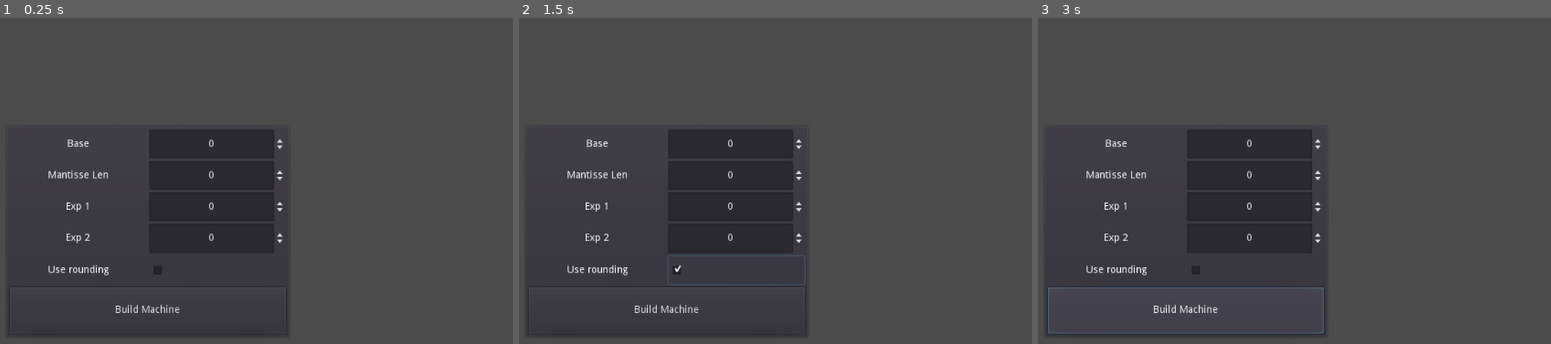
Above: before the commit, frames 1-3 (left to right).
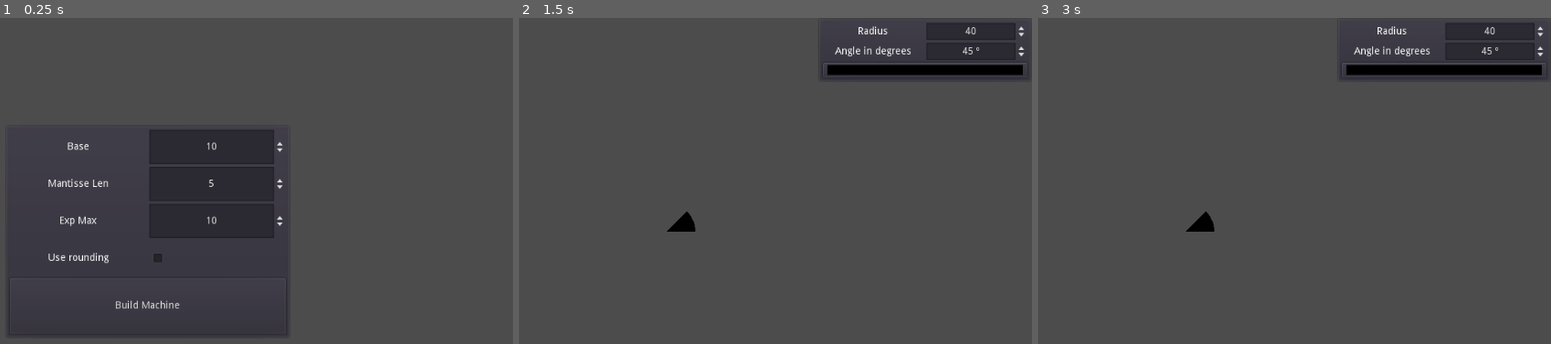
Above: after the commit, the same moments.

Repository: mhco0/TAAL
Game: Godot game, scene res://scenes/build_machine.tscn
Two runs of this game, one before a commit and one after it. Both use one fixed random seed, a clock stepped at 60 frames per second and the inputs below. Before the commit the project has no main scene; this scene is started directly in both runs.
Inputs (mouse positions are in pixels of both pictures, inside the frame that each line leads up to):
- Up to frame 1 (0.25 s): no input
- Up to frame 2 (1.5 s): click "Build Machine" at 0.5 s; click (734, 269) at 1.27 s
- Up to frame 3 (3 s): click (1253, 269) at 2.02 s; click (1186, 311) at 2.75 s, where only the run before the commit has a clickable "Build Machine"

The runs differ from the first frame. In frame 1, 1.4% of the frame differs, in the area x 1-56%, y 37-91%; in frame 2, 14%; in frame 3, 14%, in the area x 1-100%, y 1-98%.
Error before the commit: Assertion failed: The first exp parameter should be the minimum value (res://scripts/machine.gd:18)

Commit message:
Adding UI to get the radius and the angle for the circle

Diff:
--- a/project.godot
+++ b/project.godot
@@ -27,7 +27,12 @@
 [application]
 
 config/name="Taal"
+run/main_scene="res://scenes/build_machine.tscn"
 config/icon="res://icon.png"
+
+[autoload]
+
+ProgramParameters="*res://scripts/program_parameters.gd"
 
 [gui]
 
--- a/scenes/build_machine.tscn
+++ b/scenes/build_machine.tscn
@@ -29,88 +29,72 @@
 anchor_right = 0.0
 anchor_bottom = 0.0
 margin_right = 386.0
-margin_bottom = 40.0
+margin_bottom = 48.0
 size_flags_vertical = 3
 
 [node name="ParamLabel" parent="CenterContainer/PanelContainer/VBoxContainer/BaseLabel" index="0"]
-margin_top = 13.0
+margin_top = 17.0
 margin_right = 191.0
-margin_bottom = 27.0
+margin_bottom = 31.0
 text = "Base"
 
 [node name="SpinBox" parent="CenterContainer/PanelContainer/VBoxContainer/BaseLabel" index="1"]
 margin_left = 195.0
 margin_right = 386.0
-margin_bottom = 40.0
+margin_bottom = 48.0
+value = 10.0
 
 [node name="MantisseLabel" parent="CenterContainer/PanelContainer/VBoxContainer" instance=ExtResource( 1 )]
 anchor_right = 0.0
 anchor_bottom = 0.0
-margin_top = 44.0
+margin_top = 52.0
 margin_right = 386.0
-margin_bottom = 84.0
+margin_bottom = 100.0
 size_flags_vertical = 3
 
 [node name="ParamLabel" parent="CenterContainer/PanelContainer/VBoxContainer/MantisseLabel" index="0"]
-margin_top = 13.0
+margin_top = 17.0
 margin_right = 191.0
-margin_bottom = 27.0
+margin_bottom = 31.0
 text = "Mantisse Len"
 
 [node name="SpinBox" parent="CenterContainer/PanelContainer/VBoxContainer/MantisseLabel" index="1"]
 margin_left = 195.0
 margin_right = 386.0
-margin_bottom = 40.0
+margin_bottom = 48.0
+value = 5.0
 
-[node name="Exp1Label" parent="CenterContainer/PanelContainer/VBoxContainer" instance=ExtResource( 1 )]
+[node name="ExpMaxLabel" parent="CenterContainer/PanelContainer/VBoxContainer" instance=ExtResource( 1 )]
 anchor_right = 0.0
 anchor_bottom = 0.0
-margin_top = 88.0
+margin_top = 104.0
 margin_right = 386.0
-margin_bottom = 128.0
+margin_bottom = 152.0
 size_flags_vertical = 3
 
-[node name="ParamLabel" parent="CenterContainer/PanelContainer/VBoxContainer/Exp1Label" index="0"]
-margin_top = 13.0
+[node name="ParamLabel" parent="CenterContainer/PanelContainer/VBoxContainer/ExpMaxLabel" index="0"]
+margin_top = 17.0
 margin_right = 191.0
-margin_bottom = 27.0
-text = "Exp 1"
+margin_bottom = 31.0
+text = "Exp Max"
 
-[node name="SpinBox" parent="CenterContainer/PanelContainer/VBoxContainer/Exp1Label" index="1"]
+[node name="SpinBox" parent="CenterContainer/PanelContainer/VBoxContainer/ExpMaxLabel" index="1"]
 margin_left = 195.0
 margin_right = 386.0
-margin_bottom = 40.0
-
-[node name="Exp2Label" parent="CenterContainer/PanelContainer/VBoxContainer" instance=ExtResource( 1 )]
-anchor_right = 0.0
-anchor_bottom = 0.0
-margin_top = 132.0
-margin_right = 386.0
-margin_bottom = 173.0
-size_flags_vertical = 3
-
-[node name="ParamLabel" parent="CenterContainer/PanelContainer/VBoxContainer/Exp2Label" index="0"]
-margin_top = 13.0
-margin_right = 191.0
-margin_bottom = 27.0
-text = "Exp 2"
-
-[node name="SpinBox" parent="CenterContainer/PanelContainer/VBoxContainer/Exp2Label" index="1"]
-margin_left = 195.0
-margin_right = 386.0
-margin_bottom = 41.0
+margin_bottom = 48.0
+value = 10.0
 
 [node name="UseRounding" type="HBoxContainer" parent="CenterContainer/PanelContainer/VBoxContainer"]
-margin_top = 177.0
+margin_top = 156.0
 margin_right = 386.0
-margin_bottom = 217.0
+margin_bottom = 204.0
 size_flags_horizontal = 3
 size_flags_vertical = 3
 
 [node name="ParamLabel" type="Label" parent="CenterContainer/PanelContainer/VBoxContainer/UseRounding"]
-margin_top = 13.0
+margin_top = 17.0
 margin_right = 191.0
-margin_bottom = 27.0
+margin_bottom = 31.0
 size_flags_horizontal = 3
 size_flags_vertical = 6
 text = "Use rounding"
@@ -120,12 +104,12 @@
 [node name="CheckBox" type="CheckBox" parent="CenterContainer/PanelContainer/VBoxContainer/UseRounding"]
 margin_left = 195.0
 margin_right = 386.0
-margin_bottom = 40.0
+margin_bottom = 48.0
 size_flags_horizontal = 7
 size_flags_vertical = 3
 
 [node name="CreateButton" type="Button" parent="CenterContainer/PanelContainer/VBoxContainer"]
-margin_top = 221.0
+margin_top = 208.0
 margin_right = 386.0
 margin_bottom = 286.0
 size_flags_horizontal = 3
@@ -135,5 +119,4 @@
 
 [editable path="CenterContainer/PanelContainer/VBoxContainer/BaseLabel"]
 [editable path="CenterContainer/PanelContainer/VBoxContainer/MantisseLabel"]
-[editable path="CenterContainer/PanelContainer/VBoxContainer/Exp1Label"]
-[editable path="CenterContainer/PanelContainer/VBoxContainer/Exp2Label"]
+[editable path="CenterContainer/PanelContainer/VBoxContainer/ExpMaxLabel"]
--- /dev/null
+++ b/scenes/draw_arc.tscn
@@ -0,0 +1,7 @@
+[gd_scene load_steps=2 format=2]
+
+[ext_resource path="res://scripts/arc_drawer.gd" type="Script" id=1]
+
+[node name="ArcDrawer" type="Node2D"]
+z_index = -1
+script = ExtResource( 1 )
--- /dev/null
+++ b/scenes/hud.tscn
@@ -0,0 +1,16 @@
+[gd_scene load_steps=3 format=2]
+
+[ext_resource path="res://scripts/ui/hud.gd" type="Script" id=1]
+[ext_resource path="res://scenes/radius_angle_input.tscn" type="PackedScene" id=2]
+
+[node name="HUD" type="Control"]
+anchor_right = 1.0
+anchor_bottom = 1.0
+script = ExtResource( 1 )
+
+[node name="RadiusAngleInput" parent="." instance=ExtResource( 2 )]
+anchor_left = 1.0
+anchor_right = 1.0
+anchor_bottom = 0.0
+margin_left = -300.0
+margin_bottom = 90.0
--- /dev/null
+++ b/scenes/machine_circle_calc.tscn
@@ -0,0 +1,12 @@
+[gd_scene load_steps=4 format=2]
+
+[ext_resource path="res://scenes/hud.tscn" type="PackedScene" id=1]
+[ext_resource path="res://scenes/draw_arc.tscn" type="PackedScene" id=2]
+[ext_resource path="res://scripts/machine_circle_calc.gd" type="Script" id=3]
+
+[node name="MainProgram" type="Node"]
+script = ExtResource( 3 )
+
+[node name="HUD" parent="." instance=ExtResource( 1 )]
+
+[node name="ArcDrawer" parent="." instance=ExtResource( 2 )]
--- /dev/null
+++ b/scenes/radius_angle_input.tscn
@@ -0,0 +1,72 @@
+[gd_scene load_steps=3 format=2]
+
+[ext_resource path="res://scenes/entry_param.tscn" type="PackedScene" id=1]
+[ext_resource path="res://scripts/ui/radius_angle_input.gd" type="Script" id=2]
+
+[node name="RadiusAngleInput" type="PanelContainer"]
+anchor_right = 0.292969
+anchor_bottom = 0.15
+rect_min_size = Vector2( 300, 0 )
+script = ExtResource( 2 )
+__meta__ = {
+"_edit_use_anchors_": true
+}
+
+[node name="VBoxContainer" type="VBoxContainer" parent="."]
+margin_left = 7.0
+margin_top = 7.0
+margin_right = 293.0
+margin_bottom = 83.0
+
+[node name="RadiusInput" parent="VBoxContainer" instance=ExtResource( 1 )]
+anchor_right = 0.0
+anchor_bottom = 0.0
+margin_right = 286.0
+margin_bottom = 24.0
+
+[node name="ParamLabel" parent="VBoxContainer/RadiusInput" index="0"]
+margin_top = 5.0
+margin_right = 141.0
+margin_bottom = 19.0
+text = "Radius"
+
+[node name="SpinBox" parent="VBoxContainer/RadiusInput" index="1"]
+margin_left = 145.0
+margin_right = 286.0
+margin_bottom = 24.0
+max_value = 300.0
+step = 0.05
+value = 40.0
+rounded = false
+
+[node name="AngleInput" parent="VBoxContainer" instance=ExtResource( 1 )]
+anchor_right = 0.0
+anchor_bottom = 0.0
+margin_top = 28.0
+margin_right = 286.0
+margin_bottom = 52.0
+
+[node name="ParamLabel" parent="VBoxContainer/AngleInput" index="0"]
+margin_top = 5.0
+margin_right = 141.0
+margin_bottom = 19.0
+text = "Angle in degrees"
+
+[node name="SpinBox" parent="VBoxContainer/AngleInput" index="1"]
+margin_left = 145.0
+margin_right = 286.0
+margin_bottom = 24.0
+max_value = 360.0
+step = 0.05
+value = 45.0
+rounded = false
+suffix = "º"
+
+[node name="ColorPickerButton" type="ColorPickerButton" parent="VBoxContainer"]
+margin_top = 56.0
+margin_right = 286.0
+margin_bottom = 76.0
+text = "Color"
+
+[editable path="VBoxContainer/RadiusInput"]
+[editable path="VBoxContainer/AngleInput"]
--- /dev/null
+++ b/scripts/arc_drawer.gd
@@ -0,0 +1,29 @@
+extends Node2D
+
+var angle_to: float = 45
+var radius: float = 40
+var color: Color = Color(0.0, 0.0, 0.0)
+var nb_points: int = 32
+
+func _draw():
+	var center: Vector2 = get_viewport_rect().size / 2
+	draw_circle_arc(center, radius, 0, - angle_to, color)
+
+func _process(delta):
+	update()
+
+func draw_circle_arc(center: Vector2, radius: float, angle_from: float, angle_to: float, color: Color):
+	var points_arc: PoolVector2Array = PoolVector2Array()
+	points_arc.push_back(center)
+	var colors = PoolColorArray([color])
+
+	for i in range(nb_points + 1):
+		var angle_point = deg2rad(angle_from + i * (angle_to - angle_from) / nb_points)
+		points_arc.push_back(center + Vector2(cos(angle_point), sin(angle_point)) * radius)
+
+	draw_polygon(points_arc, colors)
+
+func set_variables(r: float, angle: float, col: Color) -> void:
+	radius = r
+	angle_to = angle
+	color = col
--- a/scripts/machine.gd
+++ b/scripts/machine.gd
@@ -11,25 +11,36 @@
 # @brief Initializes a new machine using the numbers of the @p base with @p mantisse.
 # @param base The base of the system for this machine
 # @param mantisse The amount of numbers to be used the mantisse of the system.
-# @param exp1 The minimum value for the expoent
-# @param exp2 The maximum value for the expoent
+# @param expmax The maximum value for the expoent
 ##
-func _init(base, mantisse, exp1, exp2, use_rounding):
-	assert(exp1 < exp2, "The first exp parameter should be the minimum value")
+func _init(base, mantisse, expmax, use_rounding):
+	assert(expmax > 0, "The first exp parameter should be a positive value")
 	_base = base
 	_mantisse_len = mantisse
-	_exp_min = exp1
-	_exp_max = exp2
+	_exp_min = 1 - expmax
+	_exp_max = expmax
 	_use_rounding = use_rounding
-
-
 
 ##
 # @brief Get the number of representable elements that can be represent by this machine
 # @return The number of representable elements
 ##
-func representable_elements() -> int:
-	return int (2 * (_base - 1) * pow(_base, _mantisse_len - 1) * (_exp_max - _exp_min + 1)) + 1
+func representable_elements() -> float:
+	return float (2 * (_base - 1) * pow(_base, _mantisse_len - 1) * (_exp_max - _exp_min + 1)) + 1
+
+##
+# @brief Returns the minimum representable number
+# @return The minimum representable number
+##
+func min_representable_number() -> float:
+	return pow(_base, _exp_min)
+
+##
+# @brief Returns the maximum representable number
+# @return The maximum representable number
+##
+func max_representable_number() -> float:
+	return (1 - pow(_base, -_mantisse_len) * pow(_base, _exp_max + 1))
 
 # Divide the number by its base and get the full representation in the mantisse
 func represent(number: float) -> MachineNumber:
--- /dev/null
+++ b/scripts/machine_circle_calc.gd
@@ -0,0 +1,12 @@
+extends Node
+
+onready var hud = $HUD
+onready var arc_drawer = $ArcDrawer
+
+func _ready():
+	var err = hud.radius_angle_input.connect("input_change", self, "_on_input_change")
+	if err != OK:
+		printerr("Couldn't connect input_change signal in radius input on MainProgram")
+
+func _on_input_change(radius, angle, color) -> void:
+	arc_drawer.set_variables(radius, angle, color)
--- /dev/null
+++ b/scripts/program_parameters.gd
@@ -0,0 +1,10 @@
+extends Node
+
+var machine: Machine = null
+
+##
+# @brief Sets the global parameters for the project.
+# @param m_machine The machine to be used in the core of the program
+##
+func set_machine(m_machine: Machine) -> void:
+	self.machine = m_machine
--- a/scripts/ui/build_machine.gd
+++ b/scripts/ui/build_machine.gd
@@ -1,10 +1,8 @@
 extends Control
-
 
 onready var base_input = $CenterContainer/PanelContainer/VBoxContainer/BaseLabel/SpinBox
 onready var mantisse_input = $CenterContainer/PanelContainer/VBoxContainer/MantisseLabel/SpinBox
-onready var exp1_input = $CenterContainer/PanelContainer/VBoxContainer/Exp1Label/SpinBox
-onready var exp2_input = $CenterContainer/PanelContainer/VBoxContainer/Exp2Label/SpinBox
+onready var expmax_input = $CenterContainer/PanelContainer/VBoxContainer/ExpMaxLabel/SpinBox
 onready var use_rounding_input = $CenterContainer/PanelContainer/VBoxContainer/UseRounding/CheckBox
 onready var create_button = $CenterContainer/PanelContainer/VBoxContainer/CreateButton
 
@@ -17,10 +15,12 @@
 func _on_create_button_pressed():
 	var base: int = int(base_input.get_line_edit().text)
 	var mantisse_len: int = int(mantisse_input.get_line_edit().text)
-	var exp1: int = int(exp1_input.get_line_edit().text)
-	var exp2: int = int(exp2_input.get_line_edit().text)
+	var expmax: int = int(expmax_input.get_line_edit().text)
 	var use_rounding: bool = use_rounding_input.pressed
 
-	var machine: Machine = Machine.new(base, mantisse_len, exp1, exp2, use_rounding)
+	var machine: Machine = Machine.new(base, mantisse_len, expmax, use_rounding)
 
-	print("Count of representable numbers on machine: %d" % [machine.representable_elements()])
+	print("Count of representable numbers on machine: %f" % [machine.representable_elements()])
+
+	ProgramParameters.set_machine(machine)
+	get_tree().change_scene("res://scenes/machine_circle_calc.tscn")
--- /dev/null
+++ b/scripts/ui/hud.gd
@@ -0,0 +1,3 @@
+extends Control
+
+onready var radius_angle_input = $RadiusAngleInput
--- /dev/null
+++ b/scripts/ui/radius_angle_input.gd
@@ -0,0 +1,33 @@
+extends PanelContainer
+
+signal input_change(radius, angle, color) # emitted when any of the input change
+
+onready var radius_input = $VBoxContainer/RadiusInput/SpinBox
+onready var angle_input = $VBoxContainer/AngleInput/SpinBox
+onready var color_input = $VBoxContainer/ColorPickerButton
+
+func _ready():
+	var err = radius_input.connect("value_changed", self, "_on_spin_input_change")
+	if err != OK:
+		printerr("Couldn't connect changed signal in radius input on RadiusAngleInput")
+
+	err = angle_input.connect("value_changed", self, "_on_spin_input_change")
+	if err != OK:
+		printerr("Couldn't connect changed signal in angle input on RadiusAngleInput")
+
+	err = color_input.connect("color_changed", self, "_on_color_input_change")
+	if err != OK:
+		printerr("Couldn't connect color_changed signal in color input on RadiusAngleInput")
+
+func _on_spin_input_change(val) -> void:
+	_on_any_input_change()
+
+func _on_color_input_change(col) -> void:
+	_on_any_input_change()
+
+func _on_any_input_change():
+	var radius: float = float(radius_input.get_line_edit().text)
+	var angle: float = float(angle_input.get_line_edit().text)
+
+
+	emit_signal("input_change", radius, angle, color_input.color)
